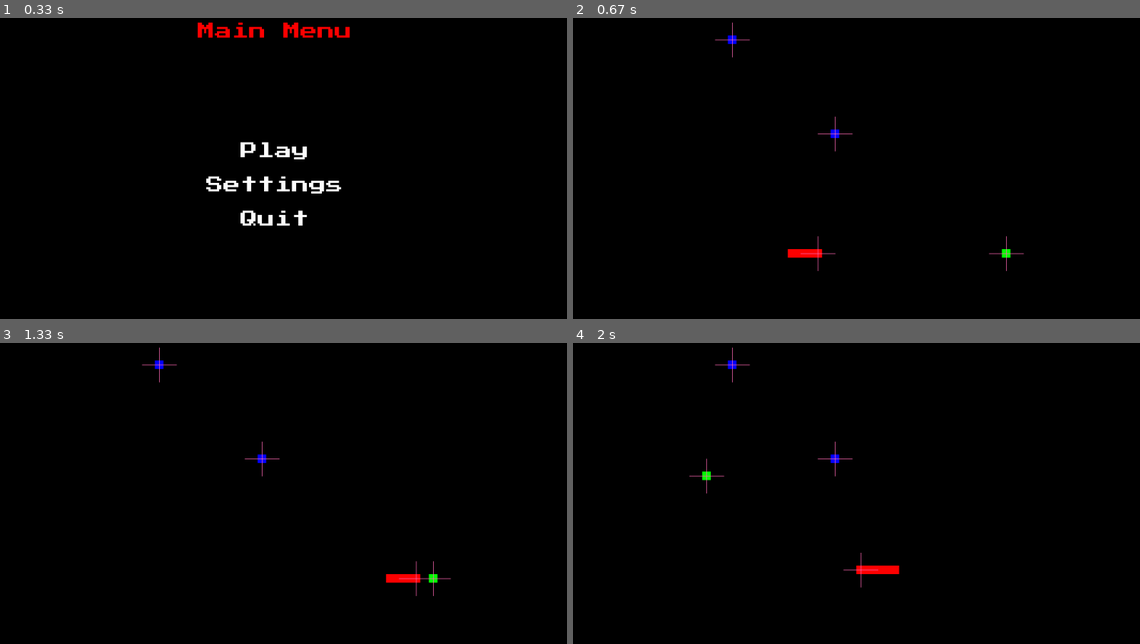
Above: before the commit, frames 1-4 (two rows, left to right).
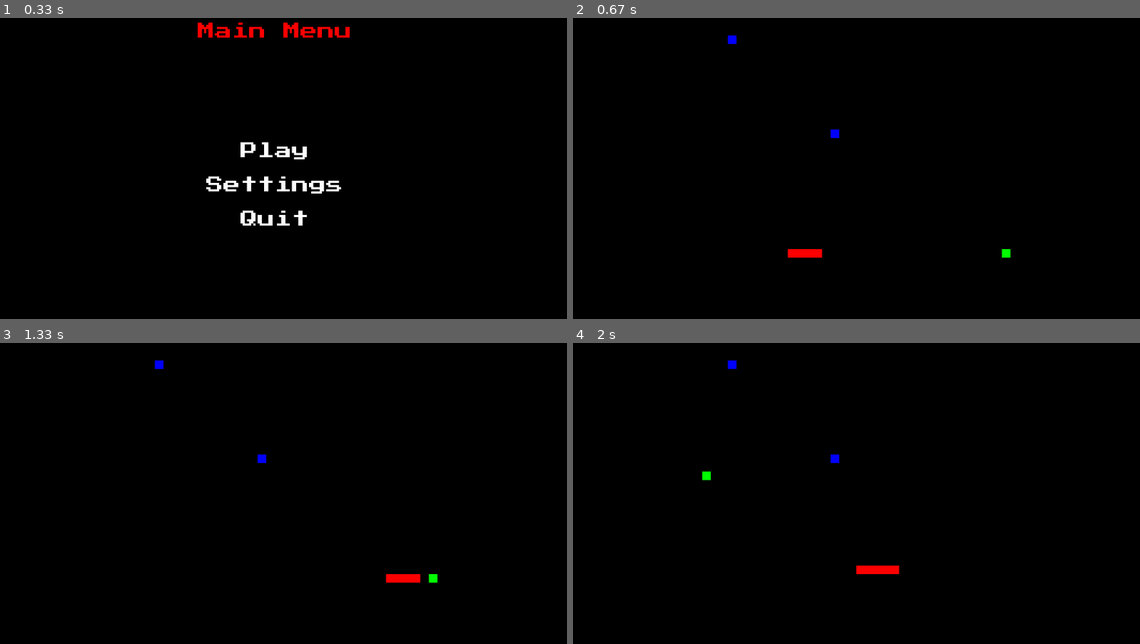
Above: after the commit, the same moments.

Repository: nmurphy101/Pygame2DFramework
Game: pygame game, started from main.py
Same seed, same stepped clock (60 frames per second), same inputs: the game is played once before the commit and once after it.
Inputs (mouse positions are in pixels of both pictures, inside the frame that each line leads up to):
- Up to frame 1 (0.33 s): no input
- Up to frame 2 (0.67 s): click (845, 150) at 0.38 s
- Up to frame 3 (1.33 s): no input
- Up to frame 4 (2 s): no input

Frame 1 is identical in both runs. In frame 2, 0.2% of the frame differs, in the area x 24-80%, y 1-85%; in frame 3, 0.2%; in frame 4, 0.2%.

Commit message:
Made sightlines transparent Added teleporter use for Ai WIP

Diff:
--- a/pkg/app.py
+++ b/pkg/app.py
@@ -100,7 +100,8 @@
         # Game window settings
         background_colour = (0, 0, 0)
         screen = pygame.display.set_mode((self.screen_width, self.screen_height))#, RESIZABLE)
-        alpha_screen = pygame.Surface((self.screen_width, self.screen_height), pygame.SRCALPHA)#, RESIZABLE)
+        alpha_screen = pygame.Surface((self.screen_width, self.screen_height)).convert_alpha()
+        alpha_screen.fill([0,0,0,0])
         pygame.display.set_caption(self.title)
         screen.fill(background_colour)
         game_font = freetype.Font(
--- a/pkg/snake_game/ai/ai.py
+++ b/pkg/snake_game/ai/ai.py
@@ -11,6 +11,7 @@
     :license: GPLv3, see LICENSE for more details.
 '''
 
+import math
 import pygame
 
 class DecisionBox:
@@ -21,15 +22,16 @@
     DecisionBox for the entity
     '''
     def __init__(self):
-        pass
+        self.difficulty = 0
 
     def decide_direction(self, entity, target, obj_dict, difficulty=0):
+        if not target:
+            return entity.direction
+
+        self.difficulty = difficulty
         self.obj_dict = obj_dict
         # Use intent algorithm depending on difficulty
-        if difficulty != 0:
-            direction = self.simple_intent(entity, target)
-        else:
-            direction = self.simple_intent(entity, target)
+        direction = self.situational_intent(entity, target)
 
         # print("Got Direction")
 
@@ -56,6 +58,39 @@
 
         return intent
 
+    def situational_intent(self, entity, target):
+        # print("situational Intent Chosen")
+        intent = None
+        if not entity.secondary_target:
+            # Equal, Right, or left  Intent
+            if entity.pos_x < target[0]:
+                intent = 1
+            elif entity.pos_x > target[0]:
+                intent = 3
+            # Equal, down, or up  Intent
+            elif entity.pos_y < target[1]:
+                intent = 2
+            elif entity.pos_y > target[1]:
+                intent = 0
+        else:
+            print("Going for second target")
+            # Equal, Right, or left  Intent
+            if entity.pos_x < entity.secondary_target[0]:
+                intent = 1
+            elif entity.pos_x > entity.secondary_target[0]:
+                intent = 3
+            # Equal, down, or up  Intent
+            elif entity.pos_y < entity.secondary_target[1]:
+                intent = 2
+            elif entity.pos_y > entity.secondary_target[1]:
+                intent = 0
+
+        intent = self.check_intent(entity, intent)
+
+        # print("Got simple intent")
+
+        return intent
+
     def check_intent(self, entity, intent):
         # print("Checking intent: ", intent)
         ori_intent = intent
@@ -64,6 +99,7 @@
             for name, obj in self.obj_dict.items():
                 # Ignore the target object
                 if entity.target != (obj.pos_x, obj.pos_y):
+                # if "food" not in obj.name:
                     # Check if object obstructs entity
                     if obj != entity:
                         ori_intent = intent
@@ -97,7 +133,12 @@
                 line.open = False
             # Check the sight lines for a open direction
             if obj.rect.colliderect(line):
-                line.open = False
+                # if "TelePortal" in obj.name:
+                #     print("Seeing Portal: ", obj)
+                if self.difficulty >= 0:
+                    line.open = self.decide_portal(obj, entity)
+                else:
+                    line.open = False
 
     def reset_sight_lines(self, entity):
          for line in entity.sight_lines:
@@ -152,3 +193,31 @@
                         # else:
                             # print("Couldn't get a different open line")
         return intent
+
+    def decide_portal(self, obj, entity):
+        if "TelePortal" in obj.name:
+            if obj.parent:
+                dist_oth_portal = math.hypot(entity.target[0] - obj.parent.pos_x, entity.target[1] - obj.parent.pos_y)
+                dist_self = math.hypot(entity.target[0] - entity.pos_x, entity.target[1] - entity.pos_y)
+                if dist_oth_portal < dist_self:
+                    print("Teleport More efficient 1: ", dist_oth_portal, dist_self)
+                    if entity.secondary_target:
+                        return True
+                    else:
+                        entity.secondary_target = (obj.pos_x, obj.pos_y)
+                        self.situational_intent(entity, entity.target)
+                else:
+                    return False
+            else:
+                dist_oth_portal = math.hypot(entity.target[0] - obj.children[0].pos_x, entity.target[1] - obj.children[0].pos_y)
+                dist_self = math.hypot(entity.target[0] - entity.pos_x, entity.target[1] - entity.pos_y)
+                if dist_oth_portal < dist_self:
+                    print("Teleport More efficient 2: ", dist_oth_portal, dist_self)
+                    if entity.secondary_target:
+                        return True
+                    else:
+                        entity.secondary_target = (obj.pos_x, obj.pos_y)
+                        self.situational_intent(entity, entity.target)
+                else:
+                    return False
+        return False
--- a/pkg/snake_game/entities/entity.py
+++ b/pkg/snake_game/entities/entity.py
@@ -59,13 +59,16 @@
         # Where entity is looking = (Up = 0, Right = 1, Down = 2, Left = 3)
         self.direction = 2
         # Determines how far the entity can see ahead of itself in the direction it's looking
-        self.sight = 2 * self.size
+        self.sight = 3 * self.size
         # Obj pos/size  = (left, top, width, height)
         self.obj = (self.pos_x, self.pos_y, self.size+8, self.size)
         # RGB color = pink default
         self.obj_color = (255,105,180)
         # Entity is a rectangle object
         self.rect = pygame.draw.rect(screen, self.obj_color, self.obj)
+        # Default death sound
+        self.sound_death = pygame.mixer.Sound("assets/sounds/8bitretro_soundpack/MISC-NOISE-BIT_CRUSH/Retro_8-Bit_Game-Misc_Noise_06.wav")
+        self.sound_death_volume = float(base_game.game.game_config["settings"]["effect_volume"])/4.5
         # Sight lines
         self.sight_lines = [
             Line(0, self),
@@ -75,6 +78,7 @@
         ]
         # Pathfinding variables
         self.target = None
+        self.secondary_target = None
         # children list
         self.children = []
 
@@ -120,7 +124,7 @@
 
     def die(self, death_reason):
         if self.killable:
-            print(f"{self.ID} {death_reason}")
+            # print(f"{self.ID} {death_reason}")
             # Play death sound
             sound = self.sound_death
             sound.set_volume(self.sound_death_volume)
@@ -142,7 +146,7 @@
     def __init__(self, direction, entity):
         self.open = True
         self.opasity = 0
-        self.color = (255, 105, 180, self.opasity)
+        self.color = (255, 105, 180, (self.opasity))
         self.direction = direction
         if direction == 0:
             self.end = entity.rect.center[0], entity.rect.center[1] - entity.sight
@@ -178,7 +182,7 @@
             self.end = entity.rect.center[0] + entity.sight, entity.rect.center[1]
         # Render the entity's sight line
         self.rect = pygame.draw.line(
-            entity.alpha_screen,
+            entity.screen,
             self.color,
             entity.rect.center,
             self.end,
--- a/pkg/snake_game/entities/tele_portal/tele_portal.py
+++ b/pkg/snake_game/entities/tele_portal/tele_portal.py
@@ -27,7 +27,7 @@
     Teleport portal that entities can use to go to a connected portal elsewhere
     '''
     def __init__(self, alpha_screen, screen, screen_size, base_game, parent=None):
-        self.name = "portal_"
+        self.name = "TelePortal_"
         # Initilize parent init
         super().__init__(screen, alpha_screen, screen_size, self.name, base_game)
         # Determines if entity can be killed
--- a/pkg/snake_game/game.py
+++ b/pkg/snake_game/game.py
@@ -159,9 +159,9 @@
         tele_portal = TelePortal(self.alpha_screen, self.screen, self.screen_size, self.base_game)
         self.obj_dict = {
             food.ID: food,
+            tele_portal.ID: tele_portal,
             # player_snake.ID: player_snake,
             enemy_snake.ID: enemy_snake,
-            tele_portal.ID: tele_portal,
         }
 
     def collision_checks(self):
@@ -210,7 +210,10 @@
         '''
         # Collision check between obj1 and other obj2
         if obj1.rect.colliderect(obj2):
-            print(obj1, " Interacting with ", obj2)
+            if (obj1.pos_x, obj1.pos_y) == obj1.secondary_target:
+                print("Resetting secondary target")
+                obj1.secondary_target = None
+            # print(obj1, " Interacting with ", obj2)
             # Do obj2's interaction method
             obj2.interact(obj1)
 
--- a/pkg/snake_game/game_config.json
+++ b/pkg/snake_game/game_config.json
@@ -1,7 +1,7 @@
 {
     "settings": {
         "music": true,
-        "music_volume": "0.05000000000000007",
+        "music_volume": "0.35000000000000003",
         "effect_volume": ".4",
         "menu_volume": ".4"
     }
